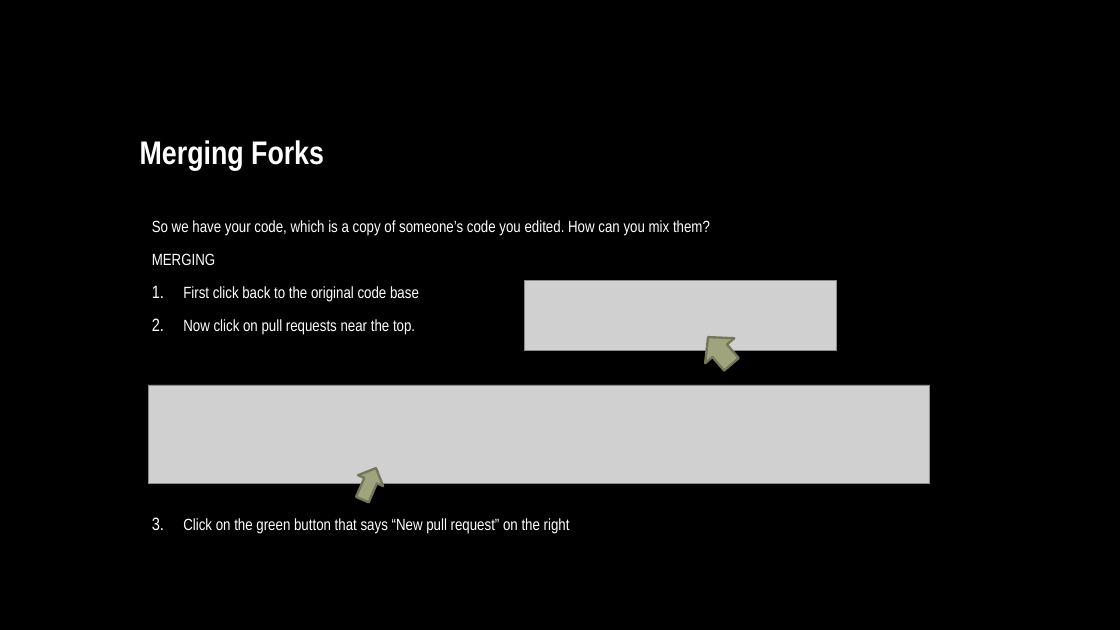
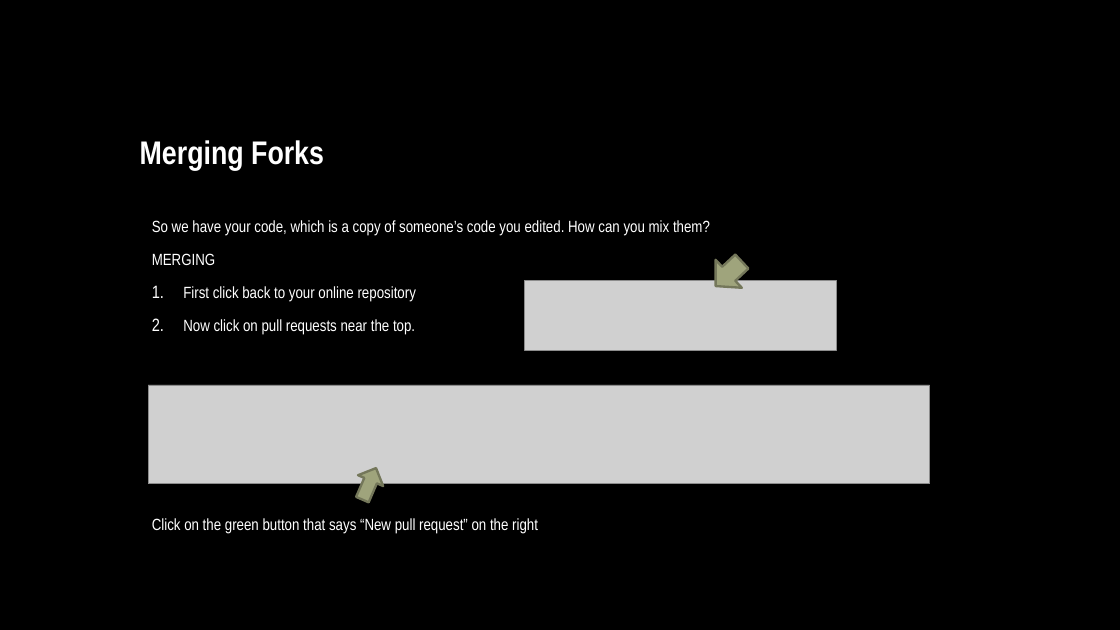
Before and after one commit to stwomac/GitWorkshop, a slide deck: slide 24 of githubWorkshopFinal.pptx (slide 23 before the commit). Drawn at 1120x630 pixels with LibreOffice and Linux fonts; fonts in the diff are those of the drawing; grey boxes stand for pictures. Boxes give left, top, right and bottom in pixels: in the first picture for what was removed or moved away, otherwise in the second. Text is boxed around its words. In the diff, an @@ line names an element or a change of style, - is before the commit and + after.

```diff
--- a/githubWorkshopFinal.pptx
+++ b/githubWorkshopFinal.pptx
@@ right arrow at (x1=702, y1=247, x2=755, y2=300): rotation 229 to 136 degrees @@
@@ text at (x1=183, y1=286, x2=416, y2=302): text changed @@
-1. First click back to the original code base
+1. First click back to your online repository
@@ text at (x1=152, y1=518, x2=538, y2=534): bullet 1. to none @@
```
Also in this commit, not shown: 6 other slides changed, 2 slides added.
